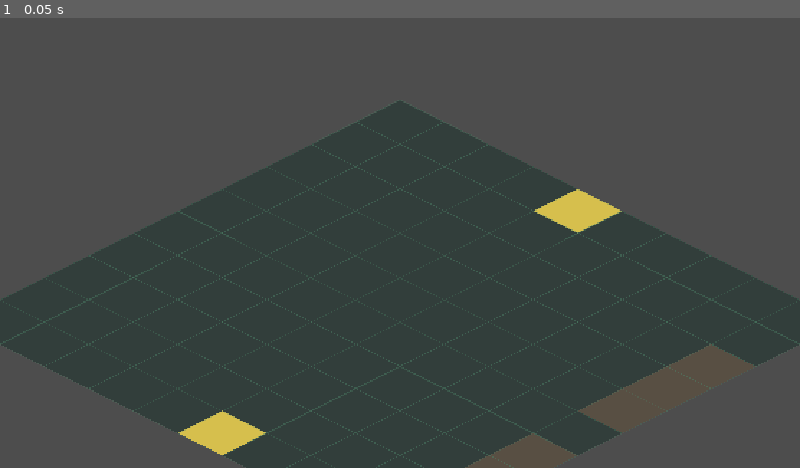
Above: before the commit, frame 1.
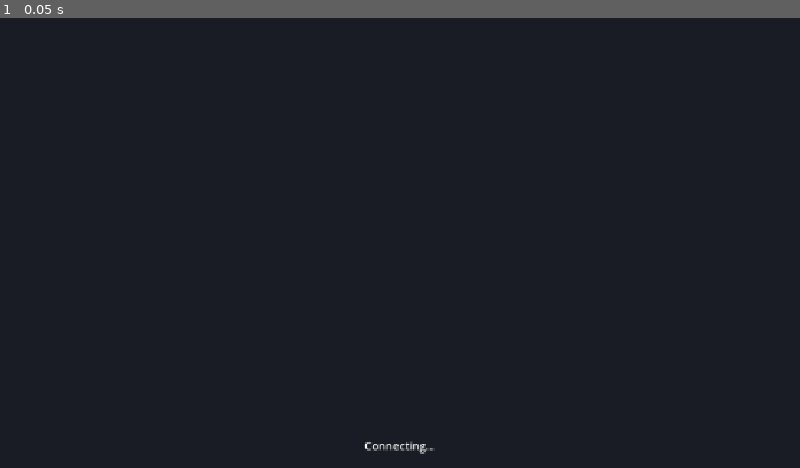
Above: after the commit, the same moment.

Repository: AastikTripathi/skirmish
Game: Godot game, scene res://game.tscn
Same seed, same stepped clock (60 frames per second), same inputs: the game is played once before the commit and once after it.
Inputs:
- Up to frame 1 (0.05 s): no input

The runs differ from the first frame. In frame 1, 100% of the frame differs, in the area x 0-100%, y 0-100%.

Commit message:
Update game.tscn

Diff:
--- a/godot_client/skirmish-client/game.tscn
+++ b/godot_client/skirmish-client/game.tscn
@@ -1,10 +1,60 @@
 [gd_scene format=3 uid="uid://dv3qdllqqycf7"]
 
-[ext_resource type="Script" uid="uid://dr5m34mndy5or" path="res://Game.gd" id="1_80nbo"]
-[ext_resource type="Script" uid="uid://dhvcs1la038gd" path="res://Board.gd" id="2_board"]
+[ext_resource type="Script" uid="uid://dr5m34mndy5or" path="res://Game.gd" id="1_game"]
 
-[node name="Game" type="Node2D" unique_id=779830277]
-script = ExtResource("1_80nbo")
+[sub_resource type="Environment" id="Env_001"]
+background_mode = 1
+background_color = Color(0.1, 0.11, 0.14, 1)
+ambient_light_source = 2
+ambient_light_color = Color(0.55, 0.6, 0.72, 1)
+ambient_light_energy = 0.7
 
-[node name="Board" type="Node2D" parent="." unique_id=1758881647]
-script = ExtResource("2_board")
+[node name="Game" type="Node3D" unique_id=1170655286]
+script = ExtResource("1_game")
+
+[node name="WorldEnvironment" type="WorldEnvironment" parent="." unique_id=761722339]
+environment = SubResource("Env_001")
+
+[node name="DirectionalLight" type="DirectionalLight3D" parent="." unique_id=1158252098]
+transform = Transform3D(0.866, -0.354, 0.354, 0, 0.707, 0.707, -0.5, -0.612, 0.612, 0, 10, 0)
+light_color = Color(1, 0.96, 0.85, 1)
+light_energy = 1.9
+shadow_enabled = true
+
+[node name="FillLight" type="DirectionalLight3D" parent="." unique_id=1269444156]
+transform = Transform3D(-0.866, -0.354, -0.354, 0, 0.707, -0.707, 0.5, -0.612, 0.612, 0, 8, 0)
+light_color = Color(0.38, 0.48, 0.72, 1)
+light_energy = 0.55
+
+[node name="Camera3D" type="Camera3D" parent="." unique_id=88481453]
+projection = 1
+size = 18.0
+near = 0.1
+far = 500.0
+
+[node name="Board" type="Node3D" parent="." unique_id=270995654]
+
+[node name="Units" type="Node3D" parent="." unique_id=1259415465]
+
+[node name="UI" type="CanvasLayer" parent="." unique_id=885408903]
+
+[node name="HUD" type="Control" parent="UI" unique_id=1754376915]
+layout_mode = 3
+anchors_preset = 15
+anchor_right = 1.0
+anchor_bottom = 1.0
+grow_horizontal = 2
+grow_vertical = 2
+mouse_filter = 2
+
+[node name="StatusLabel" type="Label" parent="UI" unique_id=1720386061]
+anchors_preset = 12
+anchor_top = 1.0
+anchor_right = 1.0
+anchor_bottom = 1.0
+offset_left = 12.0
+offset_top = -44.0
+offset_right = -12.0
+offset_bottom = -10.0
+text = "Connecting..."
+horizontal_alignment = 1
